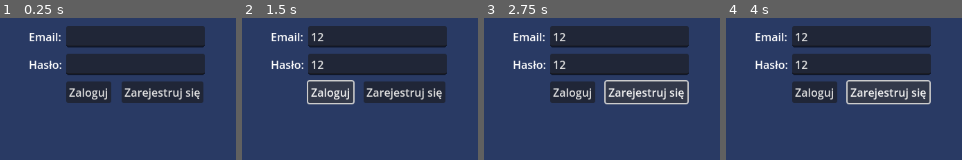
Above: before the commit, frames 1-4 (left to right).
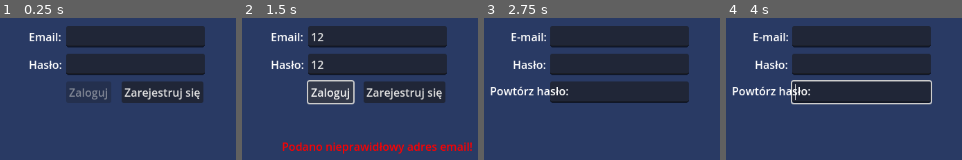
Above: after the commit, the same moments.

Repository: MateuszChoda/MediaLamus
Game: Godot game, scene res://Base/login_screen.tscn
Two runs of this game, one before a commit and one after it. Both use one fixed random seed, a clock stepped at 60 frames per second and the inputs below.
Inputs (mouse positions are in pixels of both pictures, inside the frame that each line leads up to):
- Up to frame 1 (0.25 s): no input
- Up to frame 2 (1.5 s): click (376, 36) at 0.52 s; type "12" at 0.6 s; click (376, 64) at 0.75 s; type "12" at 0.83 s; click "Zaloguj" at 1.25 s
- Up to frame 3 (2.75 s): click "Zarejestruj się" at 2 s
- Up to frame 4 (4 s): click (815, 91) at 2.75 s, where only the run before the commit has a clickable "Zaloguj"; click (888, 91) at 3.5 s, where only the run before the commit has a clickable "Zarejestruj się"

The runs differ from the first frame. In frame 1, 0.5% of the frame differs, in the area x 29-46%, y 49-58%; in frame 2, 2.8%; in frame 3, 6.1%, in the area x 2-87%, y 10-62%; in frame 4, 6.0%.

Commit message:
Integrating main screen
Changed login script to load main screen on login

Diff:
--- a/Base/Register_screen.tscn
+++ b/Base/Register_screen.tscn
@@ -98,40 +98,12 @@
 anchor_top = 0.5
 anchor_right = 0.5
 anchor_bottom = 0.5
-offset_left = -219.99
+offset_left = -154.0
 offset_top = 38.0
-offset_right = -105.99
+offset_right = -106.0
 offset_bottom = 61.0
 grow_horizontal = 2
 grow_vertical = 2
 text = "Powtórz hasło:"
 horizontal_alignment = 1
 vertical_alignment = 1
-
-[node name="Button" type="Button" parent="ColorRect"]
-layout_mode = 1
-anchors_preset = 8
-anchor_left = 0.5
-anchor_top = 0.5
-anchor_right = 0.5
-anchor_bottom = 0.5
-offset_left = -70.0
-offset_top = 76.0
-offset_right = 70.0
-offset_bottom = 107.0
-grow_horizontal = 2
-grow_vertical = 2
-text = "Zarejestruj się"
-
-[node name="Button2" type="Button" parent="ColorRect"]
-layout_mode = 1
-anchors_preset = 2
-anchor_top = 1.0
-anchor_bottom = 1.0
-offset_left = 35.0
-offset_top = -92.0
-offset_right = 182.0
-offset_bottom = -38.0
-grow_vertical = 0
-text = "Powrót do ekranu
-logowania"
--- a/Base/login_screen.tscn
+++ b/Base/login_screen.tscn
@@ -1,4 +1,6 @@
-[gd_scene format=3 uid="uid://b2md5qoi0oyxh"]
+[gd_scene load_steps=2 format=3 uid="uid://b2md5qoi0oyxh"]
+
+[ext_resource type="Script" uid="uid://basnav6i7lhxj" path="res://Scripts/login_screen.gd" id="1_85wjt"]
 
 [node name="LoginScreen" type="Control"]
 layout_mode = 3
@@ -7,6 +9,7 @@
 anchor_bottom = 1.0
 grow_horizontal = 2
 grow_vertical = 2
+script = ExtResource("1_85wjt")
 
 [node name="Timer" type="Timer" parent="."]
 wait_time = 300.0
@@ -95,7 +98,7 @@
 grow_vertical = 2
 text = "Zaloguj"
 
-[node name="Button" type="Button" parent="Background"]
+[node name="Register" type="Button" parent="Background"]
 layout_mode = 1
 anchors_preset = 8
 anchor_left = 0.5
--- a/Scripts/login_screen.gd
+++ b/Scripts/login_screen.gd
@@ -46,7 +46,7 @@
 
 func _on_sign_in_pressed() -> void:
 	if login.text != "" and password.text != "":
-		Global.sign_in_pressed(login.text, password.text, "")
+		Global.sign_in_pressed(login.text, password.text, "res://Base/main_screen.tscn")
 	else:
 		warning.text = "Podaj email i hasło!"
 		warning.visible = true
--- a/project.godot
+++ b/project.godot
@@ -14,6 +14,7 @@
 run/main_scene="uid://b2md5qoi0oyxh"
 config/features=PackedStringArray("4.4", "Mobile")
 config/icon="res://icon.svg"
+
 [autoload]
 
 Global="*res://Scripts/global.gd"
Not shown: 1 places in Base/main_screen.tscn that only renumber resources
